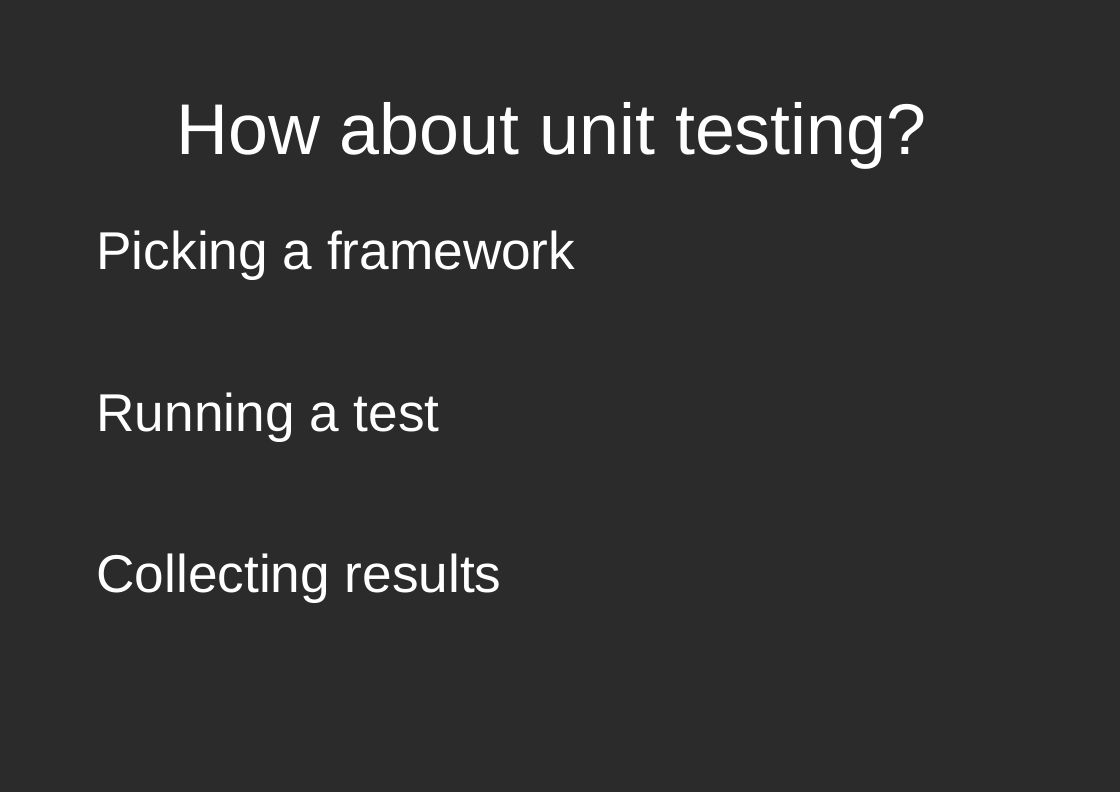
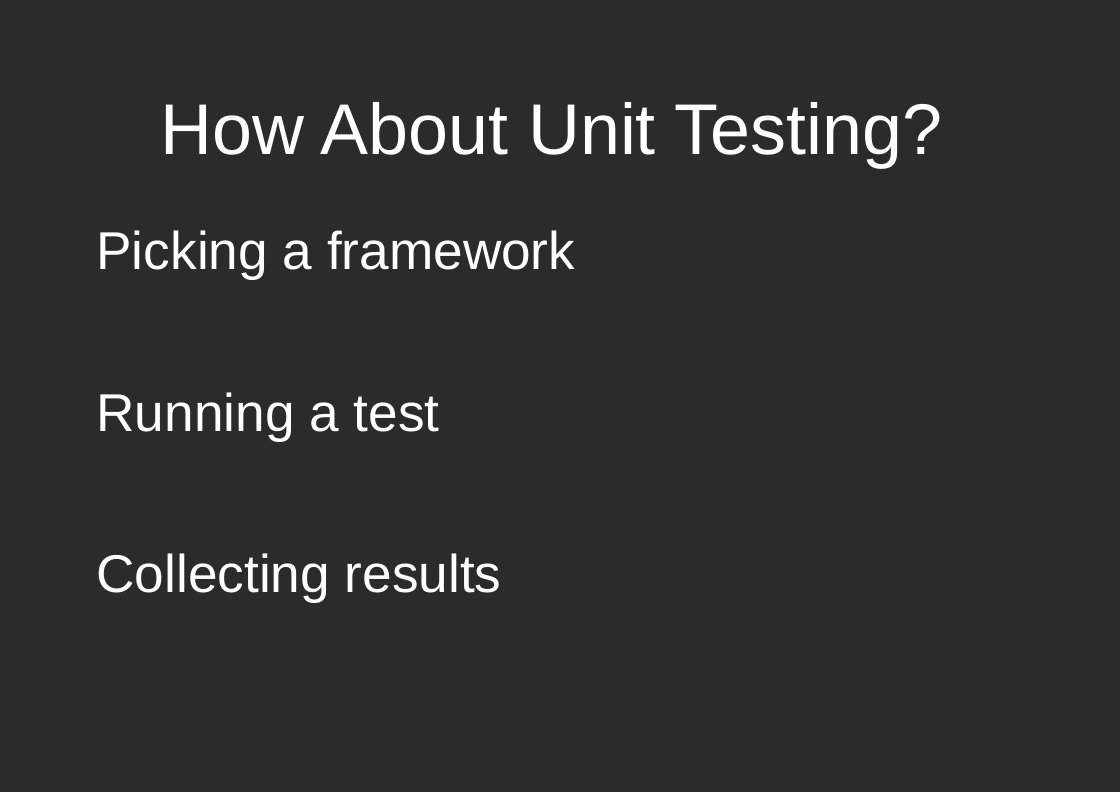
Before and after one commit to dodikk/iOS-articles, a slide deck: slide 17 of 3-iContiniousIntegration/ciPresentation.odp. Drawn at 1120x792 pixels with LibreOffice and Linux fonts; fonts in the diff are those of the drawing; background and template pictures are left out; a plain dark background stands for a picture behind light text. Boxes give left, top, right and bottom in pixels: in the first picture for what was removed or moved away, otherwise in the second. Text is boxed around its words. In the diff, an @@ line names an element or a change of style, - is before the commit and + after.

```diff
--- a/3-iContiniousIntegration/ciPresentation.odp
+++ b/3-iContiniousIntegration/ciPresentation.odp
@@ title at (161, 102, 942, 167): text changed @@
-How about unit testing?
+How About Unit Testing?
```
Also in this commit, not shown: 22 other slides changed, 1 slide added, 1 slide removed, 2 other files.
